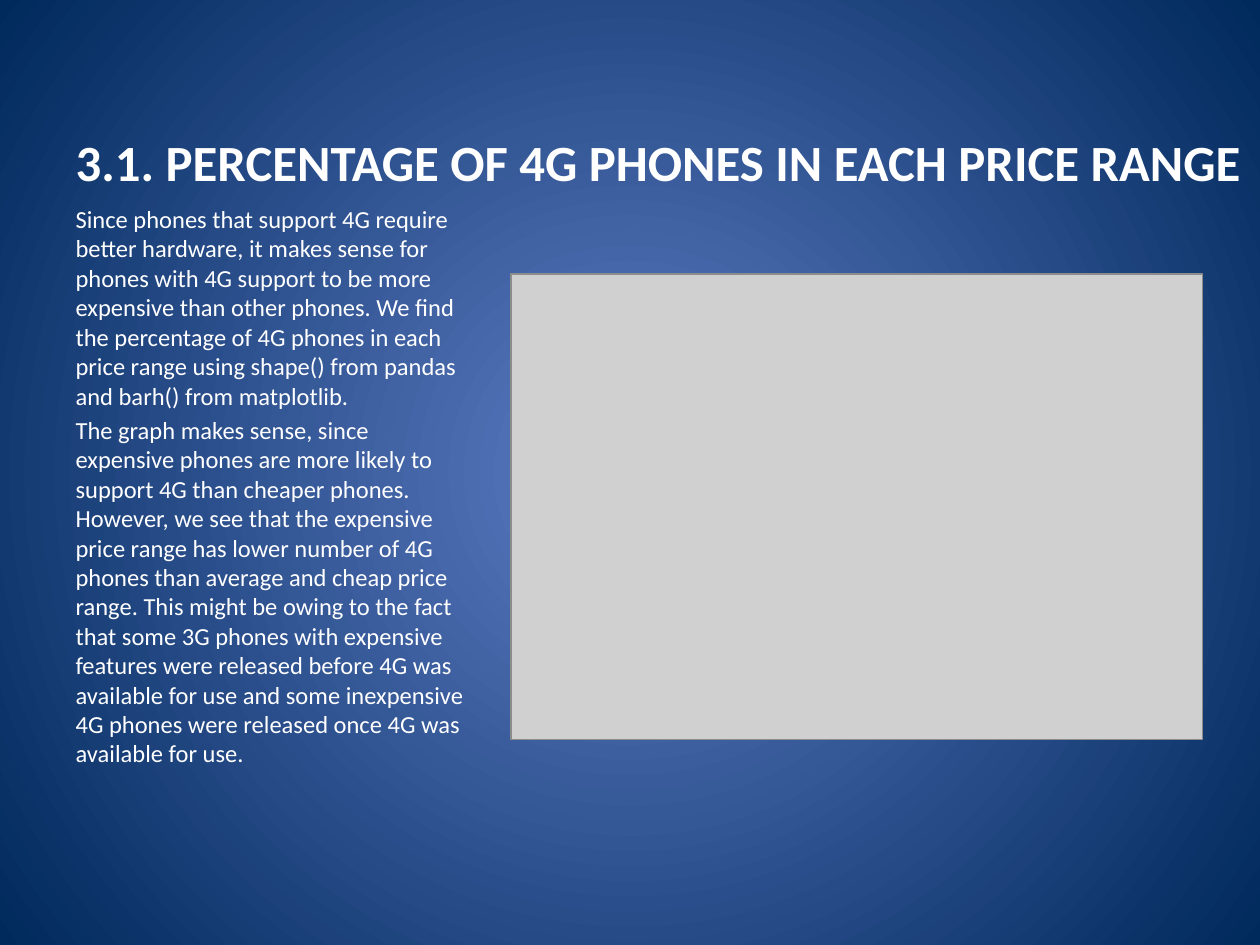
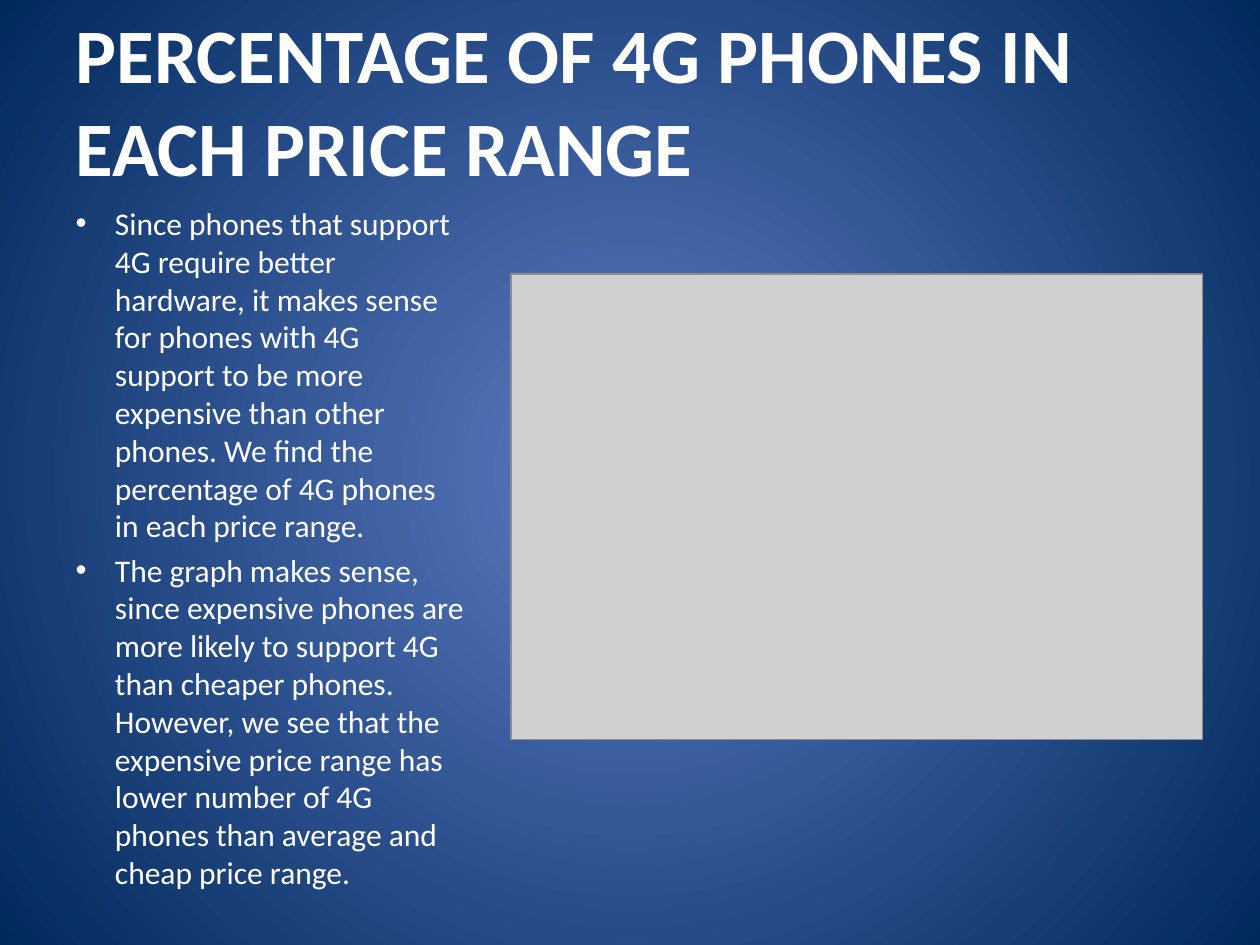
Before and after one commit to debjitg97/Mobile-Price-Classifier, a slide deck: slide 11 of Mobile Price Prediction Using KNN Classifier.pptx. Drawn at 1260x945 pixels with LibreOffice and Linux fonts; fonts in the diff are those of the drawing; grey boxes stand for pictures. Boxes give left, top, right and bottom in pixels: in the first picture for what was removed or moved away, otherwise in the second. Text is boxed around its words. In the diff, an @@ line names an element or a change of style, - is before the commit and + after.

```diff
--- a/Mobile Price Prediction Using KNN Classifier.pptx
+++ b/Mobile Price Prediction Using KNN Classifier.pptx
@@ title at (76,32,1072,177): text changed; size 29 to 44 pt @@
-3.1. PERCENTAGE OF 4G PHONES IN EACH PRICE RANGE
+PERCENTAGE OF 4G PHONES IN EACH PRICE RANGE
@@ text at (115,213,463,852): text changed; size 14 to 18 pt @@
-Since phones that support 4G require better hardware, it makes sense for phones with 4G support to be more expensive than other phones. We find the percentage of 4G phones in each price range using shape() from pandas and barh() from matplotlib.
-The graph makes sense, since expensive phones are more likely to support 4G than cheaper phones. However, we see that the expensive price range has lower number of 4G phones than average and cheap price range. This might be owing to the fact that some 3G phones with expensive features were released before 4G was available for use and some inexpensive 4G phones were released once 4G was available for use.
+• Since phones that support 4G require better hardware, it makes sense for phones with 4G support to be more expensive than other phones. We find the percentage of 4G phones in each price range.
+• The graph makes sense, since expensive phones are more likely to support 4G than cheaper phones. However, we see that the expensive price range has lower number of 4G phones than average and cheap price range.
```
Also in this commit, not shown: 22 other slides changed.
